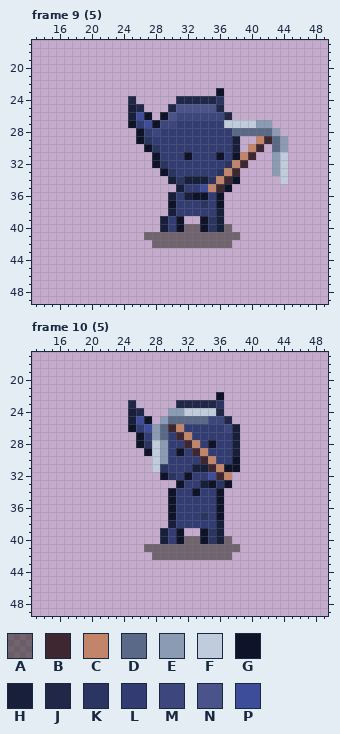
Two versions of one pixel-art file, assets/art/npc/goblin-npc.aseprite. Above, as it was before the edit.
128x128 pixels, 12 frames. Colours within 5 levels of each other are drawn and written as one. Shown: frame 9 (5): x 13..49, y 17..49; frame 10 (5): x 13..49, y 17..49. The commit also changed other frames, which this record leaves out.
Visible layers, top first: "Layer 1", "gob".
Palette (. is transparent): A #1a1c0d7d  B #3e2731  C #c28569  D #5a6988  E #8b9bb4  F #c0cbdc  G #0e1329  H #171f3b  J #202747  K #2c3561  L #323c73  M #3d477d  N #4a548a  P #3d4d99
Pixels before, frame 9 (5), first column x 25:
23 ...........G........
24 J.....JJJJJK........
25 HJ...JNNNNNJ........
26 HPG.GNMMMMMMJ.......
27 GLPGMMLLLLLLFFFFEE..
28 .GLMLLLLLLLLLDDDDDE.
29 .GKLLLLLLLLLLH..CBDE
30 ..GKLLLLLLLLLH.CB.DE
31 ...GLLLGLLLGLGCB..EF
32 ...GKLLLLLLLKCB...EF
33 ....GKLLLLLKCB....EF
34 .....HKHHHKCBG.....F
35 ......HLLPCBG.......
36 .....HLHGGLG........
37 .....GLLLKLG........
38 .....HLLLLLH........
39 ....HLG..GKH........
40 ....HLGAAGKHA.......
41 ..AAAAAAAAAAAA......
42 ...AAAAAAAAAA.......
Pixels before, frame 10 (5), first column x 25:
22 ...........G..
23 J.....JJJJJK..
24 HJ...EEFFFFJ..
25 HPG.EDDDDDMMJ.
26 GLPEDBCLLLLLMH
27 .GLEDLBCLLLLLH
28 .GKFELLBCLGLLH
29 ..GFELGLBCLLLH
30 ...FELLLLBCLLG
31 ...FKLLLHHBCGG
32 ....GKLGLLPBC.
33 ......GLLHGKG.
34 .....GLLGLLG..
35 .....GLLLLLG..
36 .....GLLLLLG..
37 .....GLLLKLG..
38 .....HLLLLLH..
39 ....HLG..GKH..
40 ....HLGAAGKHA.
41 ..AAAAAAAAAAAA
42 ...AAAAAAAAAA.
The same view after the edit:
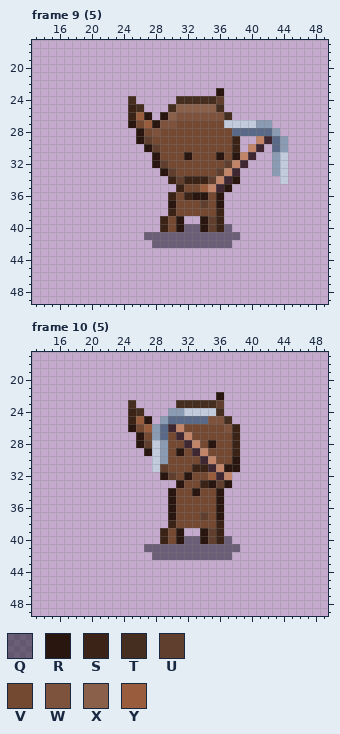
Colours new in this view: Q #0d111c7d  R #29160e  S #3b2317  T #452d20  U #613f2e  V #734932  W #7d533d  X #8a604a  Y #995d3d
Diff:
Changed rows in their new state; - is an unchanged pixel.
Frame 9 (5), layer "gob":
first column x 25:
23 -----------R--
24 T-----TTTTTU--
25 ST---TXXXXXT--
26 SYR-RXWWWWWWT-
27 RVYRWWVVVVVV--
28 -RVWVVVVVVVVV-
29 -RUVVVVVVVVVVS
30 --RUVVVVVVVVVS
31 ---RVVVRVVVRVR
32 ---RUVVVVVVVU-
33 ----RUVVVVVU--
34 -----SUSSSU--R
35 ------SVVY--R-
36 -----SVSRRVR--
37 -----RVVVUVR--
38 -----SVVVVVS--
39 ----SVR--RUS--
40 ----SVRQQRUSQ-
41 --QQQQQQQQQQQQ
42 ---QQQQQQQQQQ-
Frame 10 (5), layer "gob":
first column x 25:
22 -----------R--
23 T-----TTTTTU--
24 ST---------T--
25 SYR-------WWT-
26 RVY----VVVVVWS
27 -RV--V--VVVVVS
28 -RU--VV--VRVVS
29 --R--VRV--VVVS
30 -----VVVV--VVR
31 ----UVVVSS--RR
32 ----RUVRVVY---
33 ------RVVSRUR-
34 -----RVVRVVR--
35 -----RVVVVVR--
36 -----RVVVVVR--
37 -----RVVVUVR--
38 -----SVVVVVS--
39 ----SVR--RUS--
40 ----SVRQQRUSQ-
41 --QQQQQQQQQQQQ
42 ---QQQQQQQQQQ-
Pixel boxes of the changes (left, top, right, bottom) in both pictures:
changed: (128, 88, 240, 248)
changed: (128, 392, 240, 560)
